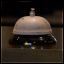
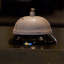
Revision of a layered 64px x 64px image; what changed, layer by layer:
removed layer "high" (was overlay, 75%) over left=1, top=1, right=63, bottom=63
removed layer "border" (was dissolve) over left=0, top=0, right=64, bottom=64
